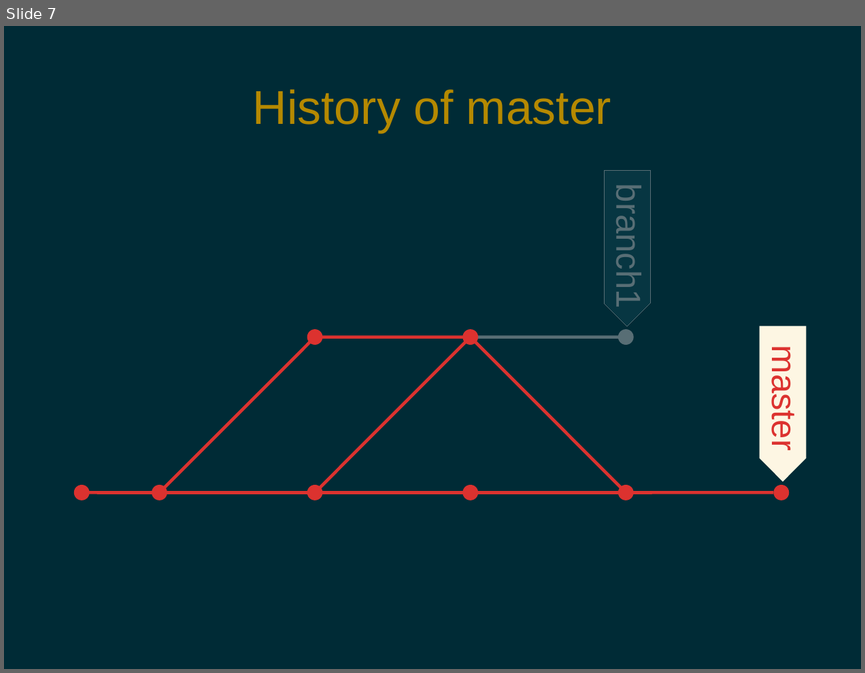
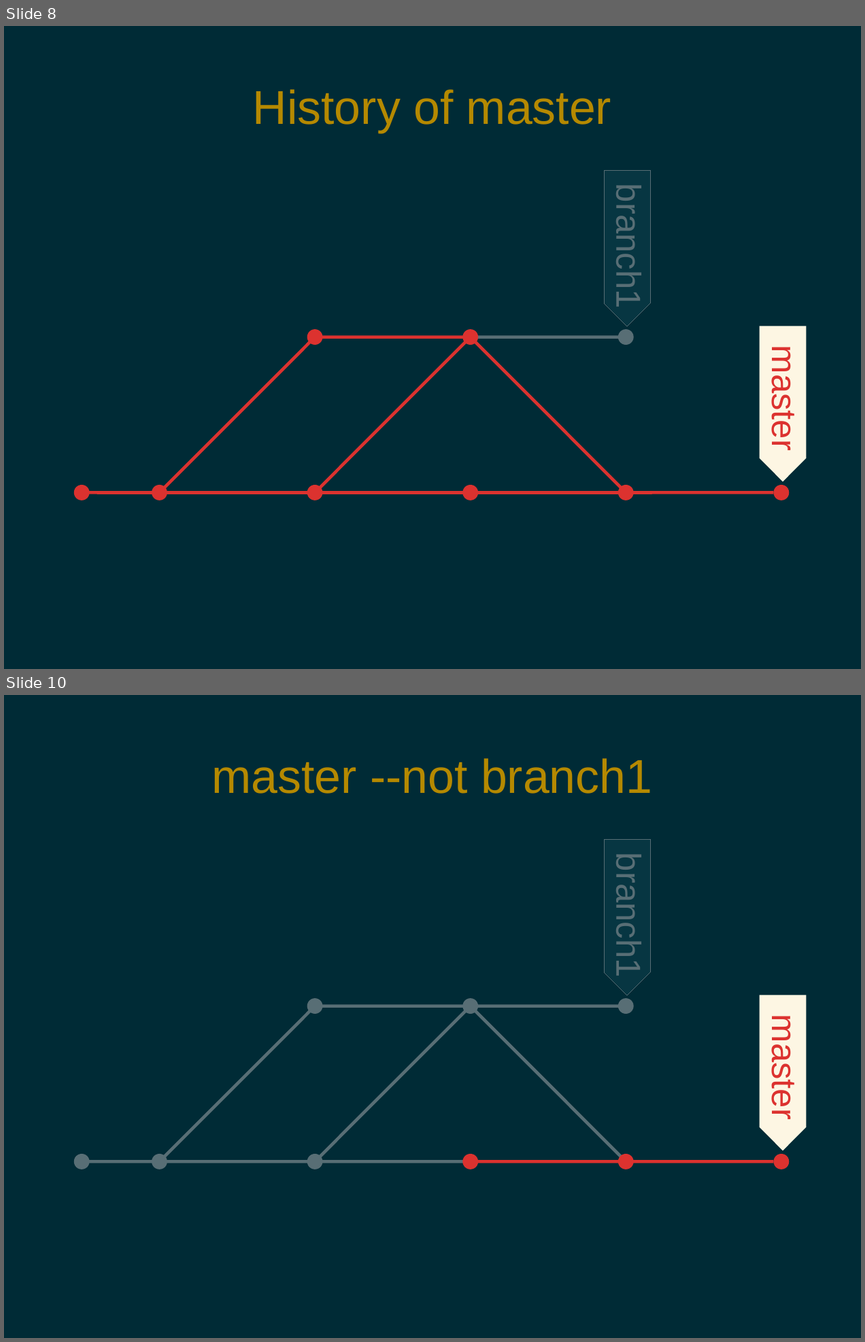
Before and after one commit to pdg137/gitpres, a slide deck: advanced.odp. Shown one above the other, each under a label of ours: slide 7 before the commit, slides 8 and 10 after it; the slides between them are not shown. The pictures are 865x673 and 865x1342 pixels, drawn with LibreOffice and Linux fonts; fonts in the diff are those of the drawing. Boxes give left, top, right and bottom in pixels: in the first picture for what was removed or moved away, otherwise in the second. Text is boxed around its words. In the diff, an @@ line names an element or a change of style, - is before the commit and + after.

```diff
--- a/advanced.odp
+++ b/advanced.odp
@@ slide 10 added at (x1=4, y1=695, x2=861, y2=1338), background #002B36 @@
@@ title added at (x1=211, y1=758, x2=652, y2=794), 44 pt, text #B58900 @@
+master --not branch1
@@ freeform shape added at (x1=604, y1=840, x2=651, y2=995), fill #073642, outline #586E75 0 pt @@
@@ text added at (x1=609, y1=865, x2=648, y2=974), 32 pt, text #586E75 @@
+branch1
@@ ellipse added at (x1=307, y1=998, x2=323, y2=1014), fill #586E75 @@
@@ ellipse added at (x1=463, y1=998, x2=478, y2=1014), fill #586E75 @@
@@ ellipse added at (x1=618, y1=998, x2=634, y2=1014), fill #586E75 @@
@@ freeform shape added at (x1=759, y1=995, x2=806, y2=1151), fill #FDF6E3 @@
@@ line added from (315, 1006) to (160, 1161), #586E75 2.89 pt @@
@@ line added from (470, 1006) to (315, 1006), #586E75 2.89 pt @@
@@ line added from (315, 1161) to (470, 1006), #586E75 2.89 pt @@
@@ line added from (626, 1161) to (470, 1006), #586E75 2.89 pt @@
@@ line added from (470, 1006) to (626, 1006), #586E75 2.89 pt @@
@@ text added at (x1=764, y1=1025, x2=803, y2=1117), 32 pt, text #DC322F @@
+master
@@ ellipse added at (x1=74, y1=1154, x2=90, y2=1169), fill #586E75 @@
@@ line added from (82, 1161) to (470, 1161), #586E75 2.89 pt @@
@@ ellipse added at (x1=152, y1=1154, x2=167, y2=1169), fill #586E75 @@
@@ ellipse added at (x1=307, y1=1154, x2=323, y2=1169), fill #586E75 @@
@@ ellipse added at (x1=463, y1=1154, x2=478, y2=1169), fill #DC322F @@
@@ line added from (774, 1161) to (470, 1161), #DC322F 2.89 pt @@
@@ ellipse added at (x1=618, y1=1154, x2=634, y2=1169), fill #DC322F @@
@@ ellipse added at (x1=774, y1=1154, x2=789, y2=1169), fill #DC322F @@
@@ what was slide 7 is now slide 8 @@
```
Also in this commit, not shown: 2 slides changed, 7 other slides added.
